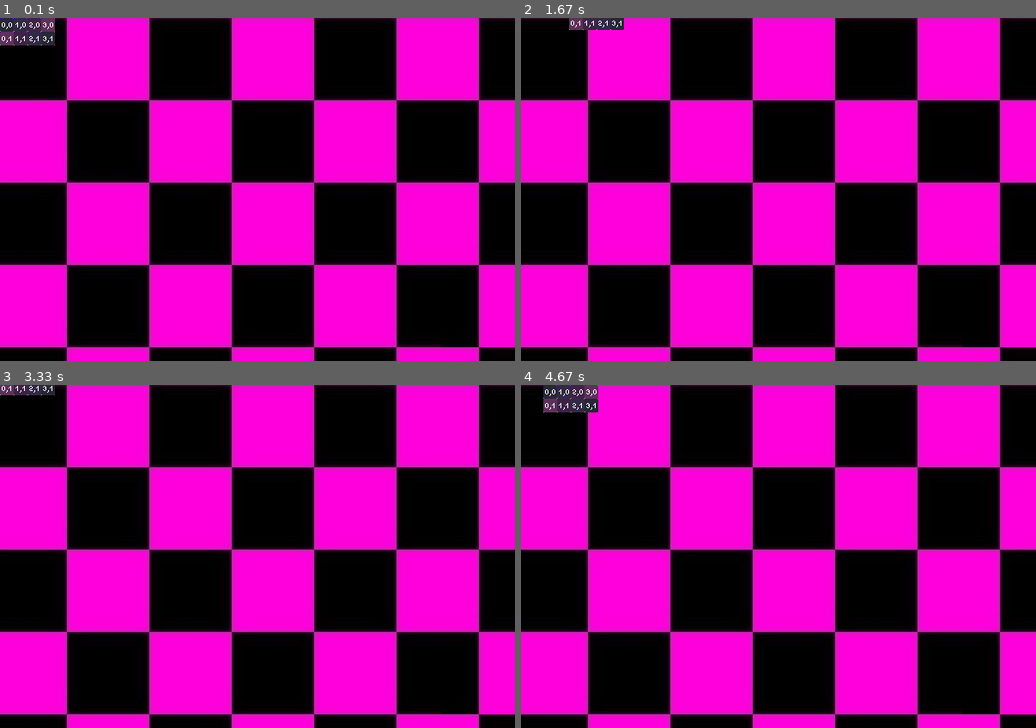
Above: before the commit, frames 1-4 (two rows, left to right).
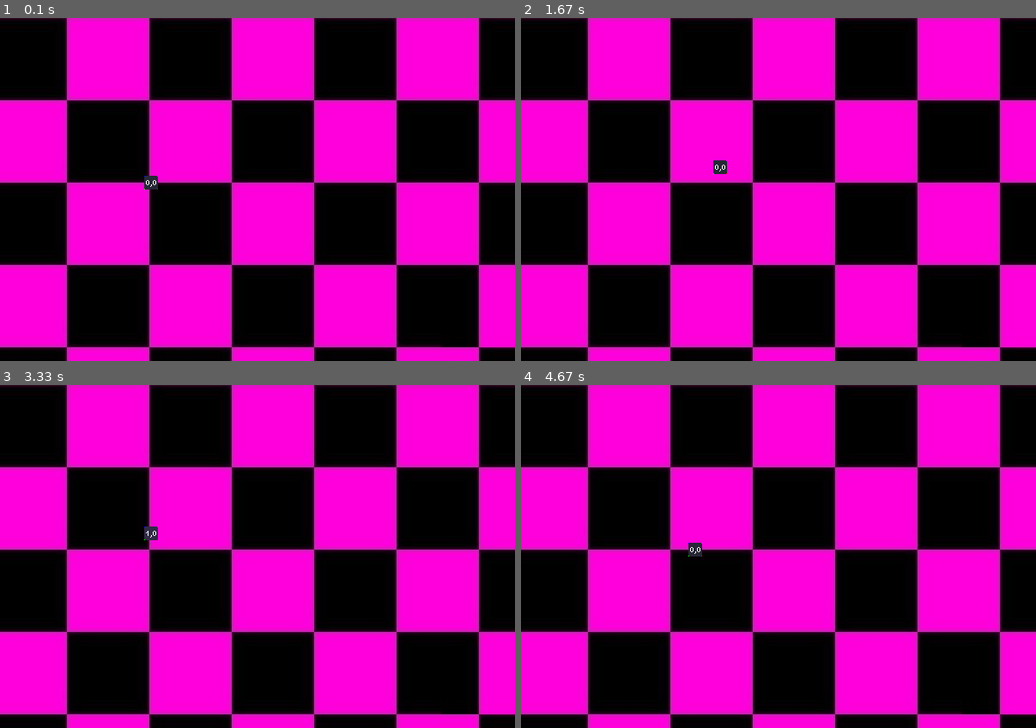
Above: after the commit, the same moments.

Repository: BarbosaNath/Python-Projects
Game: pygame game, started from GTA Clone/main.py
Two runs of this game, one before a commit and one after it. Both use one fixed random seed, a clock stepped at 60 frames per second and the inputs below.
Inputs:
- Up to frame 1 (0.1 s): no input
- Up to frame 2 (1.67 s): hold Right 0.33-0.8 s; hold Up 0.83-1.13 s; hold Right 1.17-1.63 s
- Up to frame 3 (3.33 s): hold Left 1.67-2.2 s; hold Down 2.23-2.53 s; hold Left 2.57-2.97 s; hold Up from 3 s (still down)
- Up to frame 4 (4.67 s): release Up at 3.37 s; hold Right 3.4-4.03 s; hold Down 4.07-4.43 s; hold Left from 4.47 s (still down)

The runs differ from the first frame. In frame 1, 1.0% of the frame differs, in the area x 0-31%, y 0-50%; in frame 2, 0.5%; in frame 3, 0.4%; in frame 4, 1.0%.

Commit message:
Separeted some classes in individual files

Diff:
--- a/GTA Clone/entity.py
+++ b/GTA Clone/entity.py
@@ -9,6 +9,12 @@
         self.rect.center = position
         # TODO: add a SpriteSheet to an entity
         self.sprite_sheet = SpriteSheet(image_path,size)
+        self.frame_index  = 0
+        self.time_elapsed = 0
+        self.animation_speed = 300 # how many ms 'til change frame
+        self.frame_changed = False
+
+        self.state = {}
 
         self.spd      = 1        # speed
         self.dir      = (0,0)    # direction list
@@ -20,15 +26,21 @@
         self.accel = self.dir * self.spd
         self.position  = [x + y for x, y in zip(self.position, self.accel)]
 
+
     def collide(self):
         pass
+
+    def animate(self):
+        if self.time_elapsed >= self.animation_speed - 100 and not self.frame_changed:
+            self.frame_changed = True
+            self.frame_index += 1
+
+        if self.time_elapsed <= 100:
+            self.frame_changed = False
+
+        self.frame_index = self.frame_index % len(self.animations[self.current_animation])
+        self.image       = self.animations[self.current_animation][self.frame_index]
+
     def update(self):
-        pass
-    def render(self):
-        pass
-
-class Person(Entity):
-    def __init__(self, position, size, image_path):
-       super().__init__(position, size, image_path)
-       self.isAlive = True
-       self.health_points = 100
+        self.rect.center = self.position
+        self.time_elapsed = pygame.time.get_ticks() % self.animation_speed
--- a/GTA Clone/main.py
+++ b/GTA Clone/main.py
@@ -8,8 +8,9 @@
 
 background  = pygame.image.load("Assets/Debug/bg.jpg")
 
-p = Player( ( 0,  0),  (16, 16), "Assets/Debug/sprite_sheet.png")
+p = Player(( 200,  200),  (16, 16), "Assets/Debug/sprite_sheet.png")
 
+player_group = pygame.sprite.Group(p)
 
 running = True
 while running:
@@ -19,9 +20,9 @@
 
 
     p.key_input(pygame.key.get_pressed())
-    p.update()
     SCREEN.blit(background, (0,0))
-    SCREEN.blit(p.image, p.position)
+    player_group.update()
+    player_group.draw(SCREEN)
 
 
     pygame.display.update()
--- /dev/null
+++ b/GTA Clone/person.py
@@ -0,0 +1,6 @@
+from entity import Entity
+class Person(Entity):
+    def __init__(self, position, size, image_path):
+       super().__init__(position, size, image_path)
+       self.isAlive = True
+       self.health_points = 100
--- a/GTA Clone/player.py
+++ b/GTA Clone/player.py
@@ -1,28 +1,21 @@
-from entity import Person
+from person import Person
 import key_input as K
 
 class Player(Person):
     def __init__(self, position, size, image_path):
         super().__init__(position, size, image_path)
-        self.state = 0b0000000
-        # Bit index    6543210
-        # 0 = Moving
-        # 1 = Running
-        # 2 = Dodging
-        # 3 = Taking damage
-        # 4 = Dealing damage
-        # 5 = Dieing
-        # 6 = In cutscene
+        self.animations = {
+            "walking" : self.sprite_sheet.get_frames(),
+            "idle"    : [self.sprite_sheet.get_frame()]
+        }
+        self.state = {
+            "walking" : False,
+            "running" : False,
+            "dodging" : False,
+            "idle"    : False
+        }
+        self.current_animation = "idle"
 
-        ##Unused
-        #Parry
-        #Jump
-        #Crawl
-        #Slide
-        #Dash
-        #Trip
-        #In cover
-        #picking itens
 
     def key_input(self, event, is_key_up = False):
         event = event
@@ -39,6 +32,18 @@
     def update(self):
         super().update()
 
+        if self.dir != (0,0):
+            self.state["walking"] = True
+        else: self.state["walking"] = False
+
+
+
+        if self.state["walking"]:
+            self.current_animation = "walking"
+        else: self.current_animation = "idle"
+
+        self.animate()
+
         if abs(self.dir[0]) == 1 and abs(self.dir[1]) == 1:
             new_dir  = list(self.dir)
             new_dir[0] *= 0.707
--- a/GTA Clone/spritesheet.py
+++ b/GTA Clone/spritesheet.py
@@ -14,9 +14,12 @@
         self.columns     = (int)(self.image.get_rect()[2]/sprite_size[0])
         self.rows        = (int)(self.image.get_rect()[3]/sprite_size[1])
 
-    def get_frames(self, start = (0,0), end = None):
+    def get_frame(self, position = (0, 0)):
+        frame = self.image.subsurface(pygame.Rect((position[0] * self.sprite_size[0], position[1] * self.sprite_size[1]), self.sprite_size))
+        return frame
+
+    def get_frames(self, start = (0, 0), end = None):
         frames = []
-
 
         for row in range(self.rows - start[1]):
             for column in range(self.columns - start[0]):
Not shown, added: GTA Clone/player states
